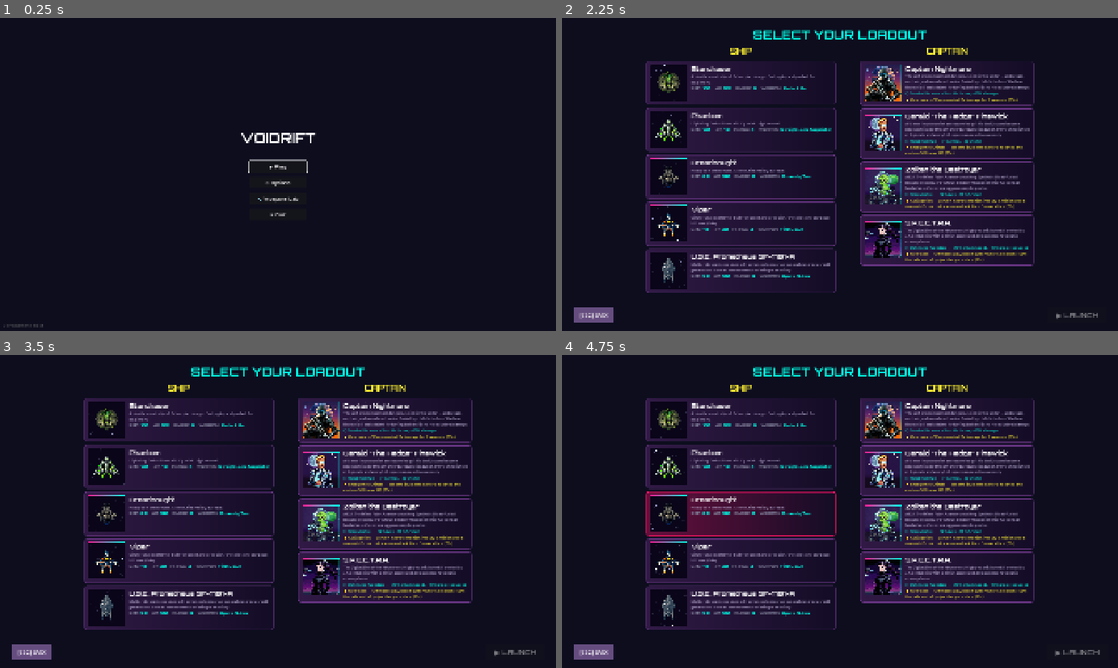
Above: before the commit, frames 1-4 (two rows, left to right).
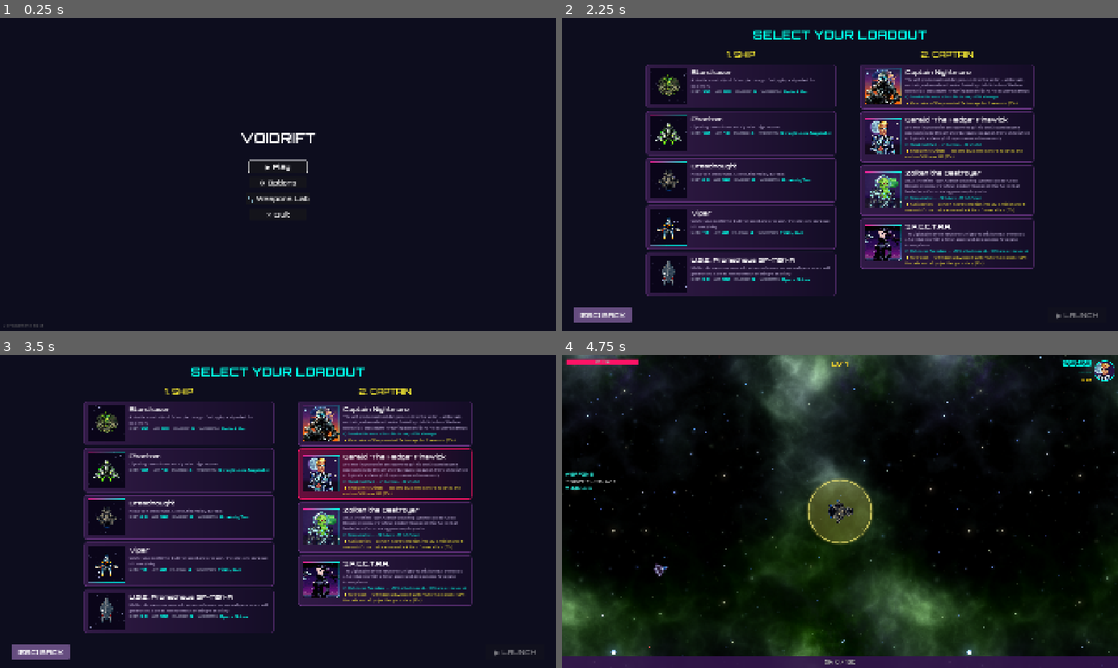
Above: after the commit, the same moments.

Repository: chalkbluffone/voidrift
Game: Godot game, scene res://scenes/ui/main_menu.tscn
Same seed, same stepped clock (60 frames per second), same inputs: the game is played once before the commit and once after it.
Inputs (mouse positions are in pixels of both pictures, inside the frame that each line leads up to):
- Up to frame 1 (0.25 s): no input
- Up to frame 2 (2.25 s): click "▶ Play" at 0.5 s; click "[ESC] BACK" at 1.25 s; click "▶ Play" at 2 s
- Up to frame 3 (3.5 s): move the mouse to (400, 495) at 2.77 s; hold Right (ui_right) from 2.78 s (still down); hold Q (captain_ability) from 2.78 s (still down); click (400, 495) at 2.92 s
- Up to frame 4 (4.75 s): release Right (ui_right) at 3.5 s; release Q (captain_ability) at 3.5 s; drag from (728, 527) to (812, 574) at 3.52 s; click (1079, 652) at 4.25 s, where only the run after the commit has a clickable "▶ LAUNCH"

The runs differ from the first frame. In frame 1, 0.3% of the frame differs, in the area x 44-56%, y 46-64%; in frame 2, 19%; in frame 3, 20%; in frame 4, 78%, in the area x 0-100%, y 0-100%.

Commit message:
Update font sizes and hover effects across UI menus; standardize button styles

Diff:
--- a/scenes/ui/main_menu.tscn
+++ b/scenes/ui/main_menu.tscn
@@ -52,6 +52,7 @@
 layout_mode = 2
 size_flags_horizontal = 4
 theme_override_fonts/font = ExtResource("2_orbitron")
+theme_override_font_sizes/font_size = 24
 text = "▶ Play"
 
 [node name="OptionsButton" type="Button" parent="VBoxContainer"]
@@ -59,6 +60,7 @@
 layout_mode = 2
 size_flags_horizontal = 4
 theme_override_fonts/font = ExtResource("2_orbitron")
+theme_override_font_sizes/font_size = 24
 text = "⚙ Options"
 
 [node name="WeaponsLabButton" type="Button" parent="VBoxContainer"]
@@ -66,6 +68,7 @@
 layout_mode = 2
 size_flags_horizontal = 4
 theme_override_fonts/font = ExtResource("2_orbitron")
+theme_override_font_sizes/font_size = 24
 text = "🔧 Weapons Lab"
 
 [node name="QuitButton" type="Button" parent="VBoxContainer"]
@@ -73,6 +76,7 @@
 layout_mode = 2
 size_flags_horizontal = 4
 theme_override_fonts/font = ExtResource("2_orbitron")
+theme_override_font_sizes/font_size = 24
 text = "✕ Quit"
 
 [node name="VersionLabel" type="Label" parent="."]
--- a/scenes/ui/options_menu.tscn
+++ b/scenes/ui/options_menu.tscn
@@ -135,4 +135,6 @@
 [node name="BackButton" type="Button" parent="Panel/VBoxContainer"]
 custom_minimum_size = Vector2(0, 40)
 layout_mode = 2
+theme_override_fonts/font = ExtResource("2_orbitron")
+theme_override_font_sizes/font_size = 24
 text = "← Back"
--- a/scenes/ui/pause_menu.tscn
+++ b/scenes/ui/pause_menu.tscn
@@ -47,26 +47,36 @@
 [node name="ResumeButton" type="Button" parent="Panel/VBoxContainer"]
 custom_minimum_size = Vector2(0, 36)
 layout_mode = 2
+theme_override_fonts/font = ExtResource("2_orbitron")
+theme_override_font_sizes/font_size = 24
 text = "▶ Resume"
 
 [node name="RestartButton" type="Button" parent="Panel/VBoxContainer"]
 custom_minimum_size = Vector2(0, 36)
 layout_mode = 2
+theme_override_fonts/font = ExtResource("2_orbitron")
+theme_override_font_sizes/font_size = 24
 text = "↺ Restart Run"
 
 [node name="OptionsButton" type="Button" parent="Panel/VBoxContainer"]
 custom_minimum_size = Vector2(0, 36)
 layout_mode = 2
+theme_override_fonts/font = ExtResource("2_orbitron")
+theme_override_font_sizes/font_size = 24
 text = "⚙ Options"
 
 [node name="QuitRunButton" type="Button" parent="Panel/VBoxContainer"]
 custom_minimum_size = Vector2(0, 36)
 layout_mode = 2
+theme_override_fonts/font = ExtResource("2_orbitron")
+theme_override_font_sizes/font_size = 24
 text = "← Quit to Menu"
 
 [node name="ExitButton" type="Button" parent="Panel/VBoxContainer"]
 custom_minimum_size = Vector2(0, 36)
 layout_mode = 2
+theme_override_fonts/font = ExtResource("2_orbitron")
+theme_override_font_sizes/font_size = 24
 text = "✕ Exit to Desktop"
 
 [node name="OptionsContainer" type="Control" parent="."]
@@ -189,4 +199,6 @@
 [node name="BackButton" type="Button" parent="OptionsContainer/Panel/VBoxContainer"]
 custom_minimum_size = Vector2(0, 36)
 layout_mode = 2
+theme_override_fonts/font = ExtResource("2_orbitron")
+theme_override_font_sizes/font_size = 24
 text = "← Back"
--- a/scenes/ui/ship_select.tscn
+++ b/scenes/ui/ship_select.tscn
@@ -35,7 +35,7 @@
 
 [node name="VBoxContainer" type="VBoxContainer" parent="MarginContainer"]
 layout_mode = 2
-theme_override_constants/separation = 12
+theme_override_constants/separation = 24
 
 [node name="TitleLabel" type="Label" parent="MarginContainer/VBoxContainer"]
 layout_mode = 2
@@ -62,7 +62,7 @@
 theme_override_colors/font_color = Color(1, 0.95, 0.2, 1)
 theme_override_fonts/font = ExtResource("2_orbitron")
 theme_override_font_sizes/font_size = 28
-text = "SHIP"
+text = "1. SHIP"
 horizontal_alignment = 1
 
 [node name="ShipScroll" type="ScrollContainer" parent="MarginContainer/VBoxContainer/ContentRow/ShipColumn"]
@@ -98,7 +98,7 @@
 theme_override_colors/font_color = Color(1, 0.95, 0.2, 1)
 theme_override_fonts/font = ExtResource("2_orbitron")
 theme_override_font_sizes/font_size = 28
-text = "CAPTAIN"
+text = "2. CAPTAIN"
 horizontal_alignment = 1
 
 [node name="CaptainScroll" type="ScrollContainer" parent="MarginContainer/VBoxContainer/ContentRow/CaptainColumn"]
@@ -124,9 +124,10 @@
 theme_override_constants/separation = 20
 
 [node name="BackButton" type="Button" parent="MarginContainer/VBoxContainer/BottomBar"]
-custom_minimum_size = Vector2(140, 44)
+custom_minimum_size = Vector2(200, 50)
 layout_mode = 2
-theme_override_font_sizes/font_size = 20
+theme_override_fonts/font = ExtResource("2_orbitron")
+theme_override_font_sizes/font_size = 24
 text = "[ESC] BACK"
 
 [node name="Spacer" type="Control" parent="MarginContainer/VBoxContainer/BottomBar"]
--- a/scripts/ui/game_over.gd
+++ b/scripts/ui/game_over.gd
@@ -80,7 +80,7 @@
 	# Buttons - synthwave style
 	for button: Button in [retry_button, main_menu_button]:
 		button.add_theme_font_override("font", FONT_HEADER)
-		button.add_theme_font_size_override("font_size", 22)
+		button.add_theme_font_size_override("font_size", 24)
 
 
 func _on_retry_pressed() -> void:
--- a/scripts/ui/level_up.gd
+++ b/scripts/ui/level_up.gd
@@ -43,6 +43,7 @@
 var _is_showing: bool = false
 var _is_selecting: bool = false
 var _card_hover_tweens: Dictionary = {}
+var _button_hover_tweens: Dictionary = {}
 
 
 func _ready() -> void:
@@ -113,10 +114,10 @@
 	_style_button(refresh_button, COLOR_BUTTON)
 	_style_button(skip_button, Color(0.5, 0.5, 0.5, 1.0))
 	refresh_button.add_theme_font_override("font", FONT_HEADER)
-	refresh_button.add_theme_font_size_override("font_size", 22)
+	refresh_button.add_theme_font_size_override("font_size", 24)
 	refresh_button.custom_minimum_size.x = 200
 	skip_button.add_theme_font_override("font", FONT_HEADER)
-	skip_button.add_theme_font_size_override("font_size", 22)
+	skip_button.add_theme_font_size_override("font_size", 24)
 	skip_button.custom_minimum_size.x = 200
 	skip_button.text = "SKIP"
 
@@ -180,7 +181,7 @@
 	button.add_theme_stylebox_override("normal", normal)
 
 	var hover: StyleBoxFlat = StyleBoxFlat.new()
-	hover.bg_color = base_color.lightened(0.2)
+	hover.bg_color = base_color.lightened(0.35)
 	hover.corner_radius_top_left = 4
 	hover.corner_radius_top_right = 4
 	hover.corner_radius_bottom_left = 4
@@ -203,8 +204,42 @@
 	pressed.content_margin_bottom = 8
 	button.add_theme_stylebox_override("pressed", pressed)
 
+	var focus: StyleBoxEmpty = StyleBoxEmpty.new()
+	button.add_theme_stylebox_override("focus", focus)
+
 	button.add_theme_color_override("font_color", Color.WHITE)
 	button.add_theme_color_override("font_hover_color", Color.WHITE)
+
+	button.mouse_default_cursor_shape = Control.CURSOR_POINTING_HAND
+	button.mouse_entered.connect(_on_button_mouse_entered.bind(button))
+	button.mouse_exited.connect(_on_button_mouse_exited.bind(button))
+
+
+func _on_button_mouse_entered(button: Button) -> void:
+	if not is_instance_valid(button):
+		return
+	_set_button_hover_state(button, true)
+
+
+func _on_button_mouse_exited(button: Button) -> void:
+	if not is_instance_valid(button):
+		return
+	_set_button_hover_state(button, false)
+
+
+func _set_button_hover_state(button: Button, hovered: bool) -> void:
+	if button.disabled:
+		return
+	var btn_key: int = button.get_instance_id()
+	var target_scale: Vector2 = Vector2(1.05, 1.05) if hovered else Vector2.ONE
+	button.pivot_offset = button.size * 0.5
+
+	if _button_hover_tweens.has(btn_key) and is_instance_valid(_button_hover_tweens[btn_key]):
+		_button_hover_tweens[btn_key].kill()
+
+	var tw: Tween = button.create_tween().set_ease(Tween.EASE_OUT).set_trans(Tween.TRANS_BACK)
+	tw.tween_property(button, "scale", target_scale, 0.14 if hovered else 0.10)
+	_button_hover_tweens[btn_key] = tw
 
 
 func _on_level_up_triggered(current_level: int, available_upgrades: Array) -> void:
@@ -512,8 +547,10 @@
 
 	if refresh_button.disabled:
 		refresh_button.modulate = Color(0.5, 0.5, 0.5, 1.0)
+		refresh_button.mouse_default_cursor_shape = Control.CURSOR_ARROW
 	else:
 		refresh_button.modulate = Color.WHITE
+		refresh_button.mouse_default_cursor_shape = Control.CURSOR_POINTING_HAND
 
 
 func _animate_cards_in() -> void:
--- a/scripts/ui/ship_select.gd
+++ b/scripts/ui/ship_select.gd
@@ -455,6 +455,8 @@
 
 
 func _set_button_hover_state(button: Button, hovered: bool) -> void:
+	if button.disabled:
+		return
 	var btn_key: int = button.get_instance_id()
 	var target_scale: Vector2 = Vector2(1.05, 1.05) if hovered else Vector2.ONE
 	button.pivot_offset = button.size * 0.5
@@ -498,9 +500,11 @@
 	if launch_button.disabled:
 		_style_button(launch_button, COLOR_BUTTON_DISABLED)
 		launch_button.add_theme_color_override("font_color", Color(0.5, 0.5, 0.5, 0.8))
+		launch_button.mouse_default_cursor_shape = Control.CURSOR_ARROW
 	else:
 		_style_button(launch_button, COLOR_BUTTON)
 		launch_button.add_theme_color_override("font_color", Color.WHITE)
+		launch_button.mouse_default_cursor_shape = Control.CURSOR_POINTING_HAND
 
 
 # ---------------------------------------------------------------------------
